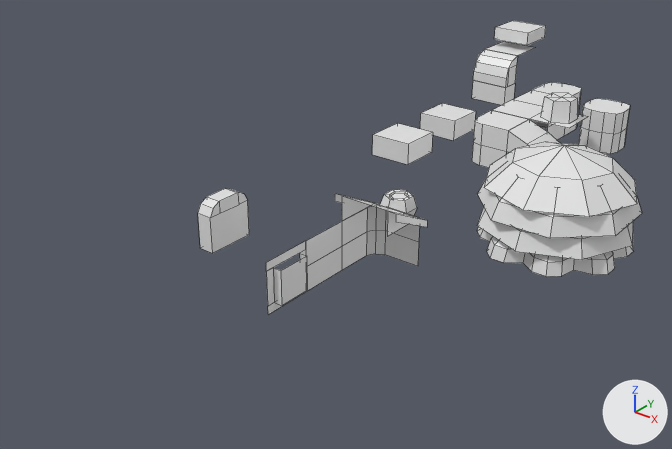
Renders of the FBX model Assets/Visual Assets/AllModels.fbx from each side of a commit.
Before and after are seen from a 50 mm camera at (9.82, -14.32, 8.22) aimed at (-0.49, -1.43, 0.23). The lights are fixed; the arrows at lower right show +X, +Y and +Z. Mesh edges are drawn as thin lines. Where no turn or scale is listed for an object, it has been applied to the vertices. Vertices at the same position are counted once.

Before the edit, the objects in view are built like this:
```python
me_cube_008 = bpy.data.meshes.new('Cube.008')
me_cube_008.from_pydata(...)  # 13 vertices, 12 faces; spans x -0.364..0.364, y -0.42..0.42, z -0.5..0.0
me_cube_008.materials.append(mat_allgameobjectsmaterial)  # white #e7e7e7
me_cube_012 = bpy.data.meshes.new('Cube.012')
me_cube_012.from_pydata(...)  # 20 vertices, 15 faces; spans x -0.167..0.167, y -0.5..0.5, z 0.0..1.0
me_cube_012.materials.append(mat_allgameobjectsmaterial_002)  # white #e7e7e7
me_cube_022 = bpy.data.meshes.new('Cube.022')
me_cube_022.from_pydata(...)  # 10 vertices, 4 faces; spans x -0.5..0.507, y -0.5..0.5, z 0.0..0.5
me_cube_022.materials.append(mat_allgameobjectsmaterial)  # white #e7e7e7
# before: 0 (-0.41, 0.417, 0.5) at pixel (375, 230), 3 (-0.41, 0.417, 0.0) at pixel (375, 253), 6 (-0.25, 0.5, 0.5) at pixel (385, 230), 7 (-0.25, 0.5, 0.0) at pixel (384, 254), 8 (-0.5, 0.25, 0.5) at pixel (366, 231)
# before: 9 (-0.5, 0.25, 0.0) at pixel (366, 255)
me_cube_025 = bpy.data.meshes.new('Cube.025')
me_cube_025.from_pydata(...)  # 10 vertices, 4 faces; spans x -0.5..0.507, y -0.5..0.5, z 0.0..0.5
me_cube_025.materials.append(mat_allgameobjectsmaterial)  # white #e7e7e7
# before: 0 (-0.41, 0.417, 0.5), 3 (-0.41, 0.417, 0.0) at pixel (375, 230), 6 (-0.25, 0.5, 0.5) at pixel (386, 206), 7 (-0.25, 0.5, 0.0) at pixel (385, 230), 8 (-0.5, 0.25, 0.5) at pixel (367, 207)
# before: 9 (-0.5, 0.25, 0.0) at pixel (366, 231)
ob_building_corner = bpy.data.objects.new('Building_Corner', me_cube_025)
ob_building_corner.location = (1.0, -2.0, 0.5)
ob_building_corner_bottom = bpy.data.objects.new('Building_Corner_Bottom', me_cube_022)
ob_building_corner_bottom.location = (1.0, -2.0, 0.0)
ob_door = bpy.data.objects.new('Door', me_cube_012)
ob_door.location = (-2.0, -3.0, 0.0)
ob_post = bpy.data.objects.new('Post', me_cube_008)
ob_post.location = (1.0, 5.0, 1.5)
# also in view: 'Ground_Btm_Isle' at (1.5, 6.5, 0.25); 'Ground_Top_Isle' at (1.5, 6.5, 0.75); 'WaterfallMid' at (-2.0, 7.25, 0.5); 'Tree' at (2.99, 1.01, 1.0); 'Ground_Top_Slope' at (1.0, 4.0, 0.75)
```
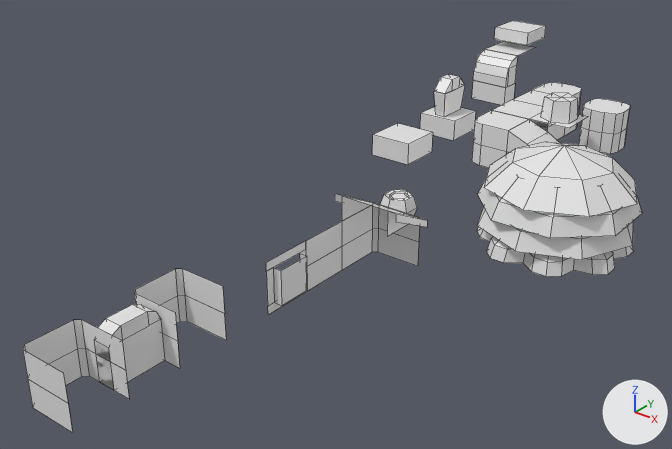
Where the newer file only moved an object's origin or applied its transform, the numbers keep the older frame.

Pixel boxes (x1, y1, x2, y2) of what changed, in the pictures (672 x 449 px):
'Door', moved
    before: (198, 188, 249, 253)
    after: (95, 304, 165, 389)
'Building_End.001', added
    after: (23, 320, 126, 403)
'Building_End_Bottom.001', added
    after: (28, 348, 129, 433)
'Building_End', added
    after: (134, 269, 225, 341)
'Building_Corner_Bottom', reshaped
    before: (342, 230, 419, 270)
    after: (342, 228, 419, 270)
'Building_End_Bottom', added
    after: (161, 295, 226, 368)
'Building_Corner', reshaped
    before: (342, 206, 419, 246)
    after: (342, 205, 419, 246)
'Gravestone', added
    after: (434, 74, 465, 117)

Diff of the bpy script that builds the scene:
```diff
--- a/Assets/Visual Assets/AllModels.fbx.py
+++ b/Assets/Visual Assets/AllModels.fbx.py
@@ me_cube_022 @@
 me_cube_022.from_pydata(...)  # 10 vertices, 4 faces; spans x -0.5..0.507, y -0.5..0.5, z 0.0..0.5
 # verts and faces of me_cube_022; kept vertices keep their numbers, new ones are numbered from 10
+# me_cube_022 part 2
+delete_vertices([0, 3])  # with the faces that use them
+verts[6] = (-0.417, 0.5, 0.5)  # moved, pixel (378, 228)
+verts[7] = (-0.417, 0.5, 0.0)  # moved, pixel (377, 252)
+verts[8] = (-0.5, 0.417, 0.5)  # moved, pixel (372, 228)
+verts[9] = (-0.5, 0.417, 0.0)  # moved, pixel (371, 252)
+faces += [(6, 7, 9, 8)]
 me_cube_022.materials.append(mat_allgameobjectsmaterial)
@@ me_cube_025 @@
 me_cube_025.from_pydata(...)  # 10 vertices, 4 faces; spans x -0.5..0.507, y -0.5..0.5, z 0.0..0.5
 # verts and faces of me_cube_025; kept vertices keep their numbers, new ones are numbered from 10
+# me_cube_025 part 1
+delete_vertices([0, 3])  # with the faces that use them
+verts[6] = (-0.417, 0.5, 0.5)  # moved, pixel (378, 204)
+verts[7] = (-0.417, 0.5, 0.0)  # moved, pixel (378, 228)
+verts[8] = (-0.5, 0.417, 0.5)  # moved, pixel (372, 204)
+verts[9] = (-0.5, 0.417, 0.0)  # moved, pixel (372, 228)
+faces += [(6, 7, 9, 8)]
 me_cube_025.materials.append(mat_allgameobjectsmaterial)
@@ me_cube_032 @@
+me_cube_032.from_pydata([(0.5, 0.5, 0.5), (-0.5, -0.417, 0.5), (0.507, 0.5, 0.0), (-0.5, -0.417, 0.0), (-0.417, 0.5, 0.5), (-0.417, 0.5, 0.0), (-0.5, 0.417, 0.5), (-0.5, 0.417, 0.0), (-0.417, -0.5, 0.5), (-0.417, -0.5, 0.0), (0.5, -0.5, 0.5), (0.5, -0.5, 0.0)], [], [(7, 6, 4, 5), (6, 7, 3, 1), (0, 2, 5, 4), (1, 3, 9, 8), (8, 9, 11, 10)])
+me_cube_032.materials.append(mat_allgameobjectsmaterial_007)  # white #e7e7e7
@@ me_cube_031 @@
+me_cube_031.from_pydata([(0.5, 0.5, 0.5), (-0.5, -0.417, 0.5), (0.507, 0.5, 0.0), (-0.5, -0.417, 0.0), (-0.417, 0.5, 0.5), (-0.417, 0.5, 0.0), (-0.5, 0.417, 0.5), (-0.5, 0.417, 0.0), (-0.417, -0.5, 0.5), (-0.417, -0.5, 0.0), (0.5, -0.5, 0.5), (0.5, -0.5, 0.0)], [], [(7, 6, 4, 5), (6, 7, 3, 1), (0, 2, 5, 4), (1, 3, 9, 8), (8, 9, 11, 10)])
+me_cube_031.materials.append(mat_allgameobjectsmaterial_006)  # white #e7e7e7
@@ me_cube_029 @@
+me_cube_029.from_pydata([(0.5, 0.5, 0.5), (-0.5, -0.417, 0.5), (0.507, 0.5, 0.0), (-0.5, -0.417, 0.0), (-0.417, 0.5, 0.5), (-0.417, 0.5, 0.0), (-0.5, 0.417, 0.5), (-0.5, 0.417, 0.0), (-0.417, -0.5, 0.5), (-0.417, -0.5, 0.0), (0.5, -0.5, 0.5), (0.5, -0.5, 0.0)], [], [(7, 6, 4, 5), (6, 7, 3, 1), (0, 2, 5, 4), (1, 3, 9, 8), (8, 9, 11, 10)])
+me_cube_029.materials.append(mat_allgameobjectsmaterial_004)  # white #e7e7e7
@@ me_cube_030 @@
+me_cube_030.from_pydata([(0.5, 0.5, 0.5), (-0.5, -0.417, 0.5), (0.507, 0.5, 0.0), (-0.5, -0.417, 0.0), (-0.417, 0.5, 0.5), (-0.417, 0.5, 0.0), (-0.5, 0.417, 0.5), (-0.5, 0.417, 0.0), (-0.417, -0.5, 0.5), (-0.417, -0.5, 0.0), (0.5, -0.5, 0.5), (0.5, -0.5, 0.0)], [], [(7, 6, 4, 5), (6, 7, 3, 1), (0, 2, 5, 4), (1, 3, 9, 8), (8, 9, 11, 10)])
+me_cube_030.materials.append(mat_allgameobjectsmaterial_005)  # white #e7e7e7
@@ ob_door @@
 ob_door = bpy.data.objects.new('Door', me_cube_012)
-ob_door.location = (-2.0, -3.0, 0.0)
+ob_door.location = (0.0, -7.0, 0.0)
@@ ob_gravestone @@
+ob_gravestone = bpy.data.objects.new('Gravestone', me_cube_033)  # 20 vertices, 13 faces; spans x -0.167..0.167, y -0.459..0.459, z -0.5..0.417; in mat_allgameobjectsmaterial_008 (white #e7e7e7)
+ob_gravestone.location = (-2.0, 5.0, 1.0)
@@ ob_building_end_001 @@
+ob_building_end_001 = bpy.data.objects.new('Building_End.001', me_cube_032)
+ob_building_end_001.location = (0.0, -8.0, 0.5)
@@ ob_building_end_bottom_001 @@
+ob_building_end_bottom_001 = bpy.data.objects.new('Building_End_Bottom.001', me_cube_031)
+ob_building_end_bottom_001.location = (0.0, -8.0, 0.0)
@@ ob_building_end_bottom @@
+ob_building_end_bottom = bpy.data.objects.new('Building_End_Bottom', me_cube_029)
+ob_building_end_bottom.location = (0.0, -6.0, 0.0)
@@ ob_building_end @@
+ob_building_end = bpy.data.objects.new('Building_End', me_cube_030)
+ob_building_end.location = (0.0, -6.0, 0.5)
```
